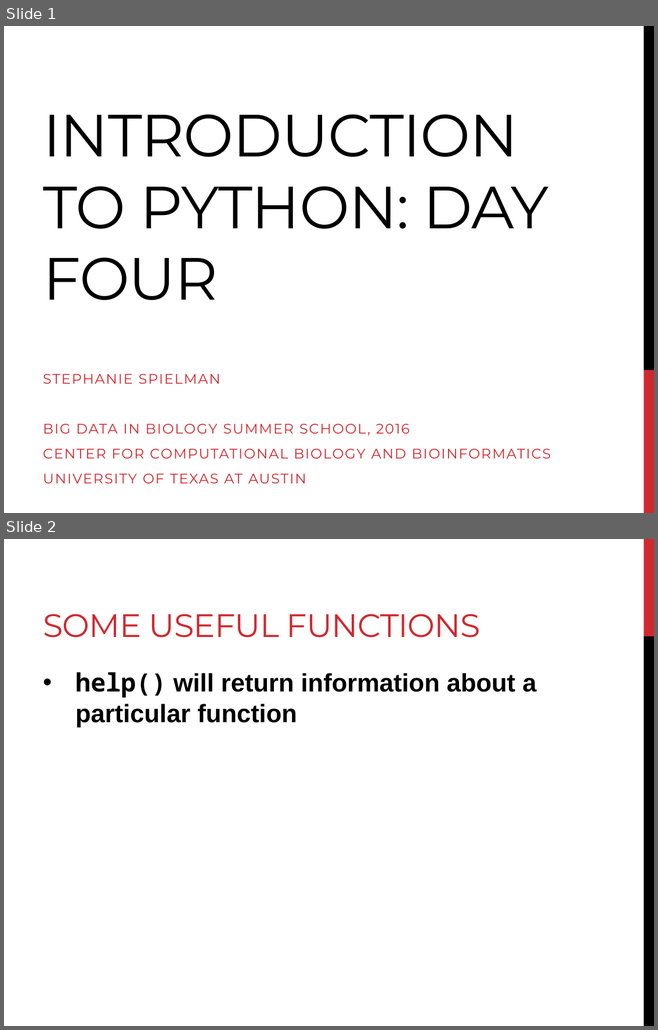
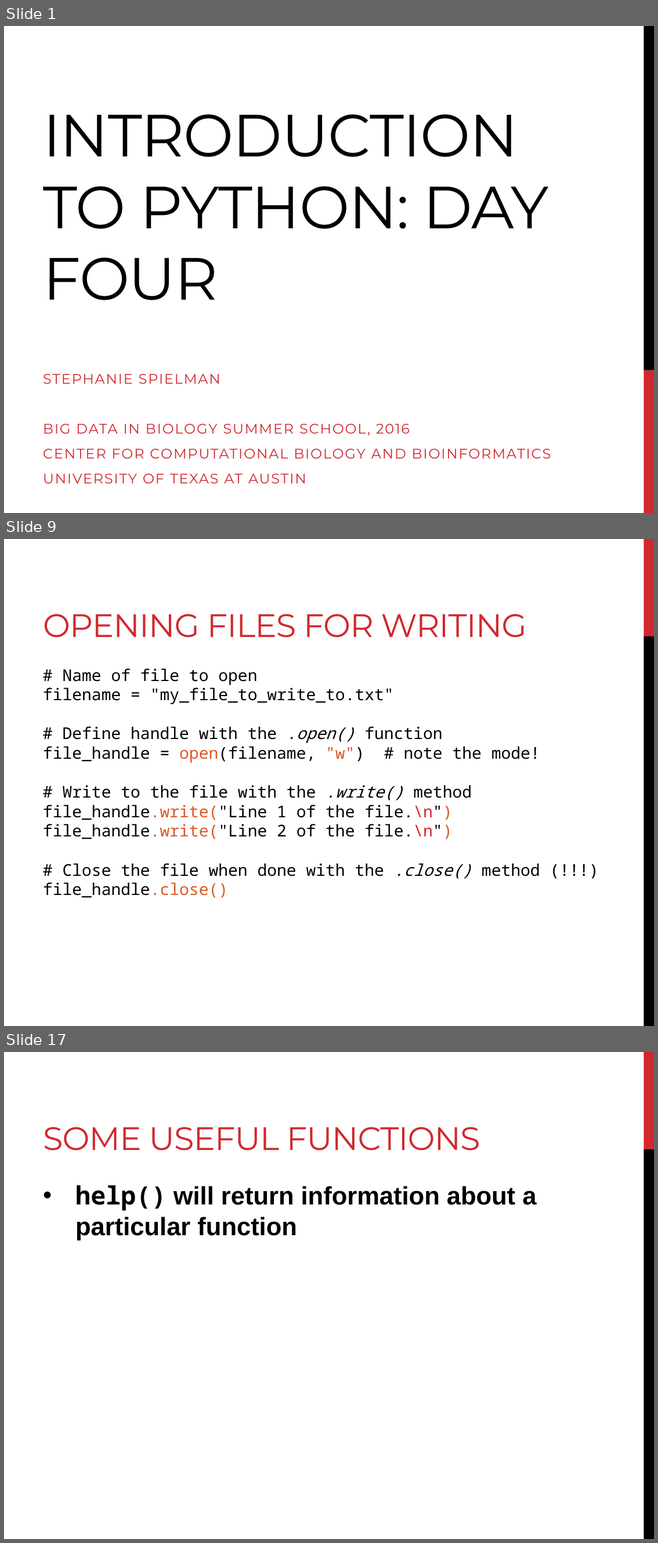
Before and after one commit to sjspielman/bdib2016_python, a slide deck: files/day4_materials/slides_day4.pptx. Shown one above the other, each under a label of ours: slides 1 and 2 before the commit, slides 1, 9 and 17 after it; the slides between them are not shown. The pictures are 658x1030 and 658x1543 pixels, drawn with LibreOffice and Linux fonts; fonts in the diff are those of the drawing. Boxes give left, top, right and bottom in pixels: in the first picture for what was removed or moved away, otherwise in the second. Text is boxed around its words. In the diff, an @@ line names an element or a change of style, - is before the commit and + after.

```diff
--- a/files/day4_materials/slides_day4.pptx
+++ b/files/day4_materials/slides_day4.pptx
@@ slide 9 added at [4, 539, 654, 1026], background #FFFFFF; not listed: 2 template elements that a slide beside it also shows @@
@@ title added at [43, 614, 527, 638], 36 pt, text #D1282E @@
+OPENING FILES FOR WRITING
@@ text added at [43, 668, 540, 898], 18 pt, text #000000 @@
+# Name of file to open
+filename = "my_file_to_write_to.txt"
+# Define handle with the .open() function
+file_handle = open(filename, "w") # note the mode!
+# Write to the file with the .write() method
+file_handle.write("Line 1 of the file.\n")
+file_handle.write("Line 2 of the file.\n")
+# Close the file when done with the .close() method (!!!)
+file_handle.close()
@@ what was slide 2 is now slide 17 @@
```
Also in this commit, not shown: 14 other slides added, 23 slides removed, 30 other files.
